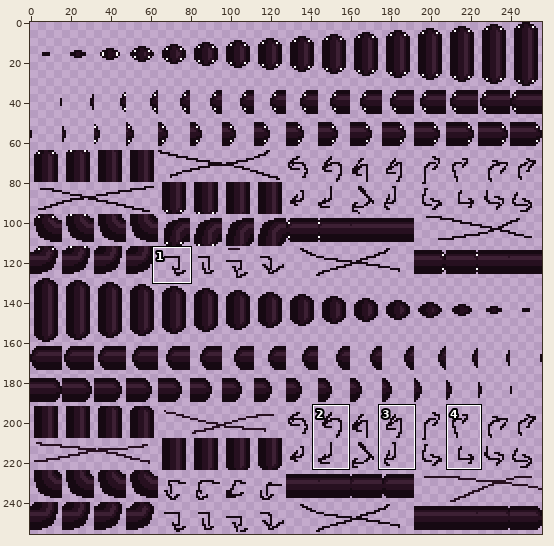
Edited in one commit: pixel-art file (assets/snake/head_animated.aseprite). The picture above shows the old version from afar; the outline marks the close-up.
Close-up. Before:
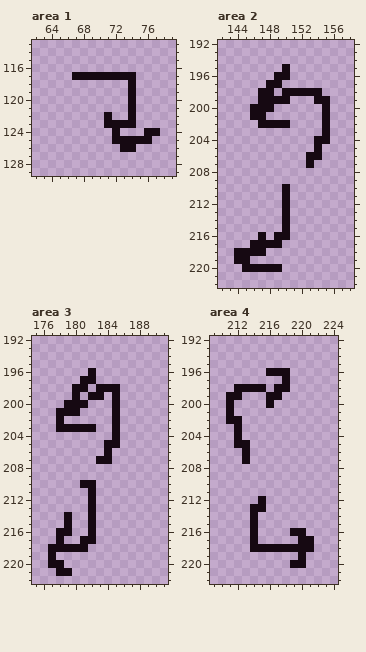
256x256 pixels, 1 frame. Shown: area 1: x 62..79, y 113..129; area 2: x 142..158, y 192..222; area 3: x 175..191, y 192..222; area 4: x 209..224, y 192..222. The commit also changed other parts of the picture, which this record leaves out.
The same view after the edit:
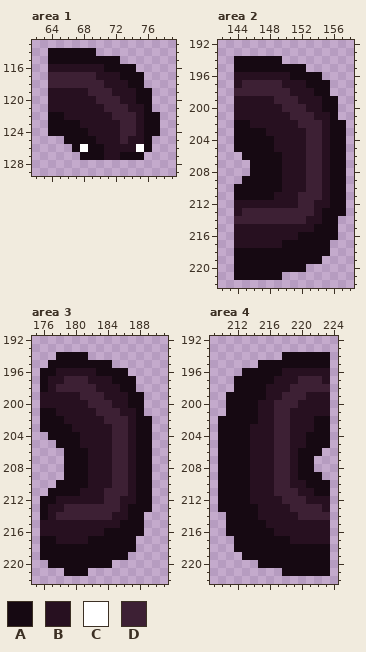
Palette (. is transparent): A #160912  B #271020  C #ffffff  D #3d2034
Changes in this commit:
Changed rows in their new state; - is an unchanged pixel.
Area 1:
first column x 64:
114 AAAAAA--------
115 AAAAAAAAA-----
116 BBBBBBBAAAA---
117 DDDDDDBBB--A--
118 DDDDDDDBBB-A--
119 BBBBBDDDBBBAA-
120 BBBBBBDDDBBAA-
121 BBBBBBBDDDBBA-
122 AABBBBBBDDDBAA
123 AAAABBBBBDDBAA
124 AAAAABBBBDDB--
125 --AAAABBBDBB--
126 ---ACAABBBBCA-
127 ----AAABBAAA--
Area 2:
first column x 144:
194 AAAAAA--------
195 AAAAAA-AA-----
196 BBBBBBBAAAA---
197 BDDDDDBBBAAA--
198 DDDDDDDBBB-A--
199 BBBBBDDDBBB-A-
200 BBBBBBDDDBB-A-
201 BBBBBBBDDDBBA-
202 AABBBBBBDDDBAA
203 AAAABBBBBDDBAA
204 AAAAABBBBDDBAA
205 AAAAABBBBDDBAA
206 -AAAAABBBDDBAA
207 --AAAABBBDDBAA
208 --AAAABBBDDBAA
209 -AAAAABBBDDBAA
210 AAAAAABBBDDBAA
211 AAAAABBBDDDBAA
212 BBBBBBBBDDBBAA
213 BDDDDDDDDDBAAA
214 DDDDDDDDDBBAA-
215 BBBBBBBBBBAAA-
216 BBBBBBBBAAAAA-
217 BBBBBBAAAAAA--
218 ----AAAAAAAA--
219 --AAAAAAAAA---
220 A-----AAA-----
221 AAAAAA--------
Area 3:
first column x 176:
194 --AAAA--------
195 -AAAAAAAA-----
196 AABBBBBAAAA---
197 ABBDDDBBBAAA--
198 ABDDDDDBBBAA--
199 BBBBBDDDBBBAA-
200 BBBBBBDDDBBAA-
201 AABBBBBDDDBBA-
202 AA-BBBBBDDDBAA
203 AA--BBBBBDDBAA
204 -AAAABBBBDDBAA
205 --AAABBBBDDBAA
206 ---AAABBBDDBAA
207 ---AAABBBDDBAA
208 ---AAABBBDDBAA
209 ---AAABBBDDBAA
210 --AAA-BBBDDBAA
211 -AAAABBBDDDBAA
212 AABBBBBBDDBBAA
213 ABBDDDDDDDBAAA
214 ABDDDDDDDBBAA-
215 BBBBBBBBBBAAA-
216 BBBBBBBBAAAAA-
217 AABBBB-AAAAA--
218 A-----AAAAAA--
219 A-AAAAAAAAA---
220 ---AAAAAA-----
221 --.-AA--------
Area 4:
first column x 210:
194 --------AAAAAA
195 -----AAAAAAAAA
196 ---AAA--BBBBBB
197 --AAAAABBBDDDB
198 ------BBBDDDDD
199 ---AAABBDDDBBB
200 --AAABBDDDBBBB
201 --AAABBDDBBBBB
202 A--AABBDDBBBAA
203 AA-ABBBDDBBBAA
204 AA-ABBBDDBBAAA
205 AA--BBBDDBBAAA
206 AAA-BBBDDBAAA-
207 AAA-BBBDDBAA--
208 AAAABBBDDBAA--
209 AAAABBBDDBAAA-
210 AAAABBBDDBBAAA
211 AAAABBBDDDBBAA
212 AAAABBBBDDDBBB
213 AAAA-BBBBDDDDB
214 -AAA-BBBBBDDDD
215 -AAA-ABBBBBBBB
216 -AAA-AABBBBBBB
217 --AA-AAAABBBBB
218 --AA--------AA
219 ---AAAAAAA-AAA
220 -----AAAA--AAA
221 --------AAAAAA
